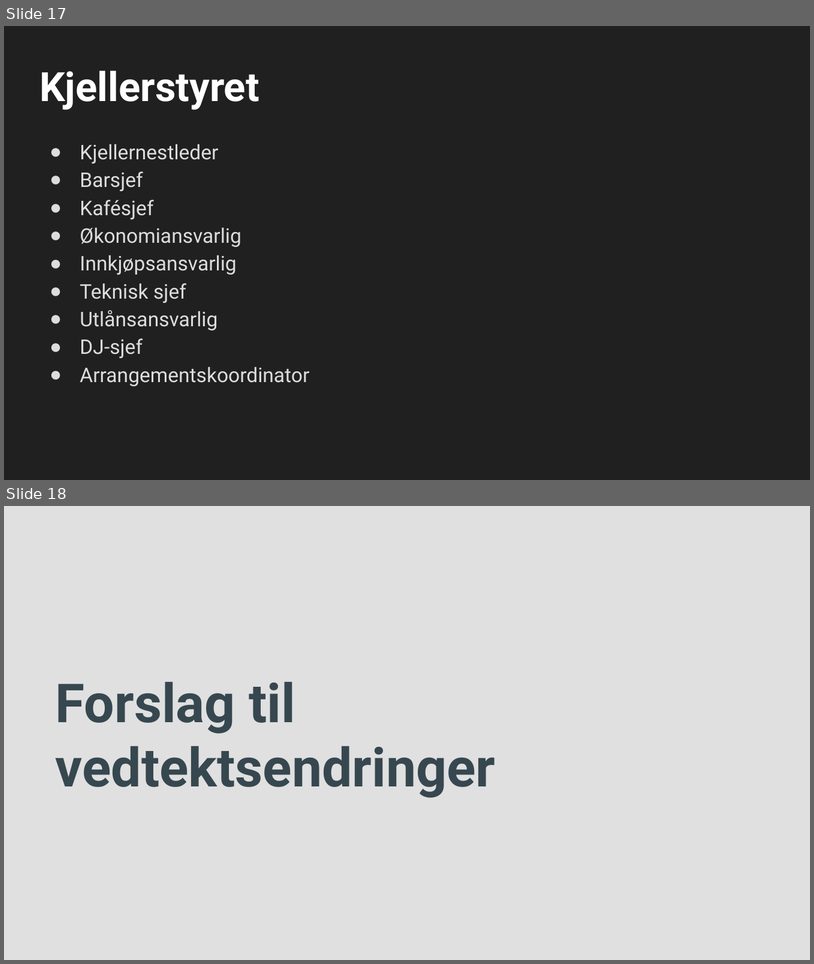
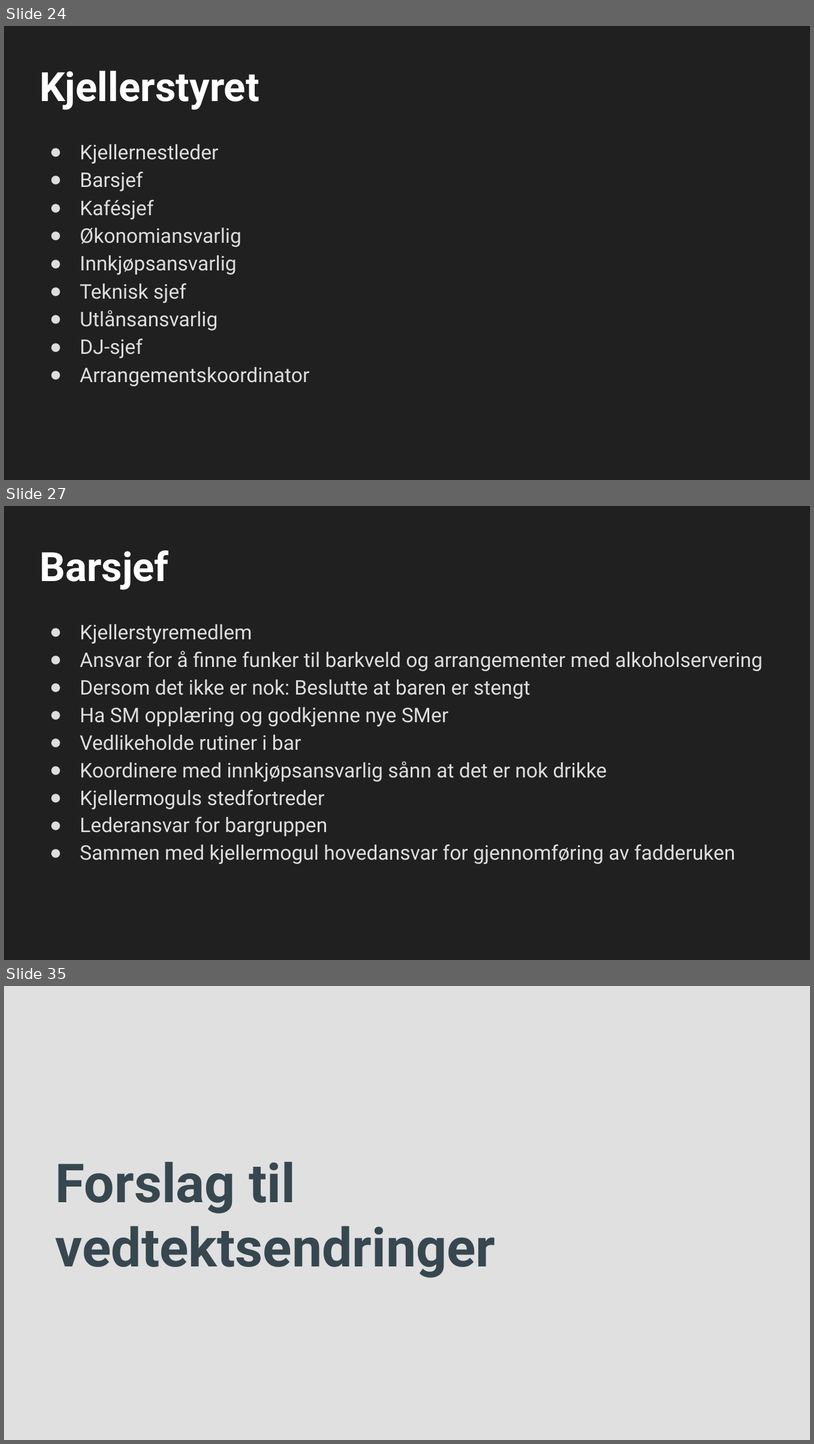
Before and after one commit to cybernetisk/docs, a slide deck: generalforsamling/21H/Generalforsamling H2021.pptx. Shown one above the other, each under a label of ours: slides 17 and 18 before the commit, slides 24, 27 and 35 after it; the slides between them are not shown. The pictures are 814x964 and 814x1444 pixels, drawn with LibreOffice and Linux fonts; fonts in the diff are those of the drawing; background and template pictures are left out. Boxes give left, top, right and bottom in pixels: in the first picture for what was removed or moved away, otherwise in the second. Text is boxed around its words. In the diff, an @@ line names an element or a change of style, - is before the commit and + after.

```diff
--- a/generalforsamling/21H/Generalforsamling H2021.pptx
+++ b/generalforsamling/21H/Generalforsamling H2021.pptx
@@ slide 27 added at [4, 506, 810, 960], background #202020 @@
@@ title added at [39, 550, 169, 590], 36 pt, text #FFFFFF, bold @@
+Barsjef
@@ text added at [80, 624, 763, 864], 18 pt, text #DDDDDD @@
+● Kjellerstyremedlem
+● Ansvar for å finne funker til barkveld og arrangementer med alkoholservering
+● Dersom det ikke er nok: Beslutte at baren er stengt
+● Ha SM opplæring og godkjenne nye SMer
+● Vedlikeholde rutiner i bar
+● Koordinere med innkjøpsansvarlig sånn at det er nok drikke
+● Kjellermoguls stedfortreder
+● Lederansvar for bargruppen
+● Sammen med kjellermogul hovedansvar for gjennomføring av fadderuken
@@ what was slide 17 is now slide 24 @@
@@ what was slide 18 is now slide 35 @@
```
Also in this commit, not shown: 3 slides changed, 23 other slides added, 5 slides removed, 3 other files.
